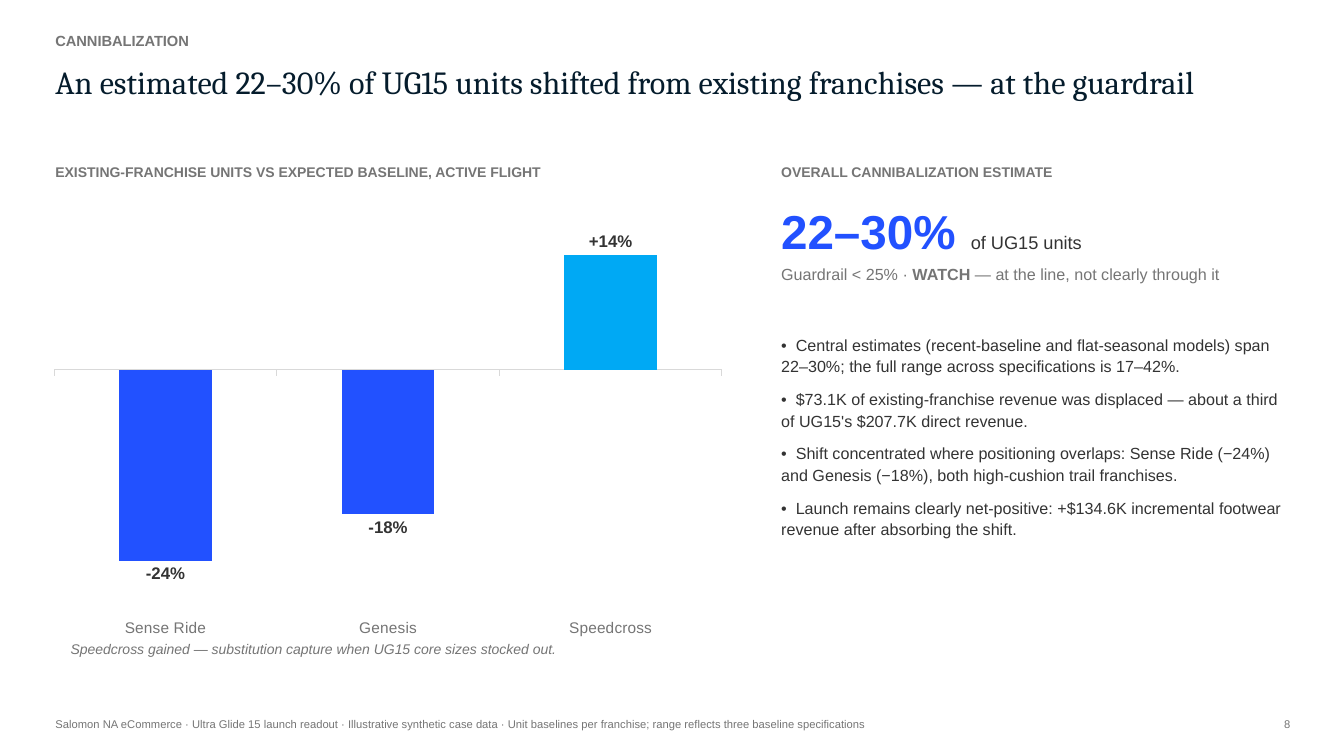
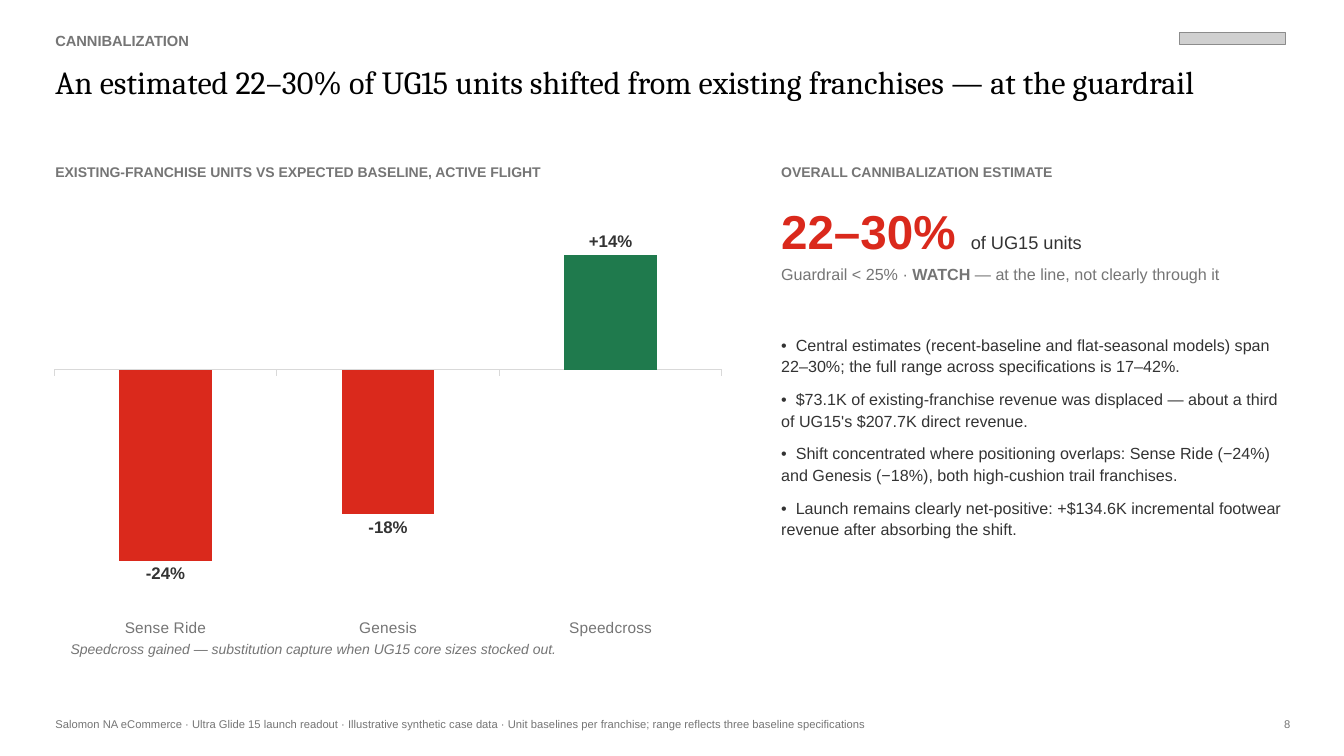
Before and after one commit to andersone17/salomon_case, a slide deck: slide 8 of deliverables/UG15_Campaign_Readout.pptx. Drawn at 1344x756 pixels with LibreOffice and Linux fonts; fonts in the diff are those of the drawing; grey boxes stand for pictures. Boxes give left, top, right and bottom in pixels: in the first picture for what was removed or moved away, otherwise in the second. Text is boxed around its words. In the diff, an @@ line names an element or a change of style, - is before the commit and + after.

```diff
--- a/deliverables/UG15_Campaign_Readout.pptx
+++ b/deliverables/UG15_Campaign_Readout.pptx
@@ picture added at (1180,32,1286,44) @@
@@ text "An estimated 22–30% of UG15 ..." at (55,71,1194,101): text colour #051C2C to #000000 @@
@@ column chart at (40,202,736,645) @@
@@ colour of Series 1 #4F81BD to #DA291C @@
@@ colours of single points changed @@
@@ text at (781,215,1081,250): text colour #2251FF to #DA291C in "22–30%" @@
```
Also in this commit, not shown: 12 other slides changed, 11 other files.
